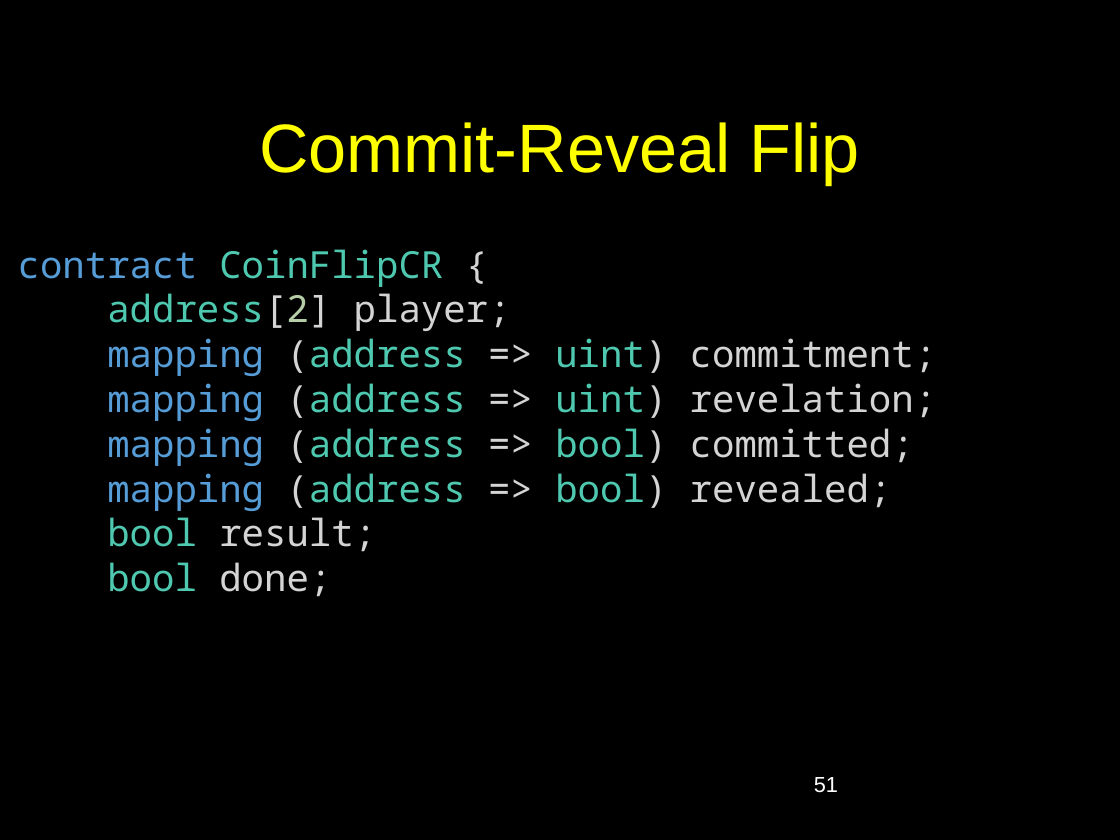
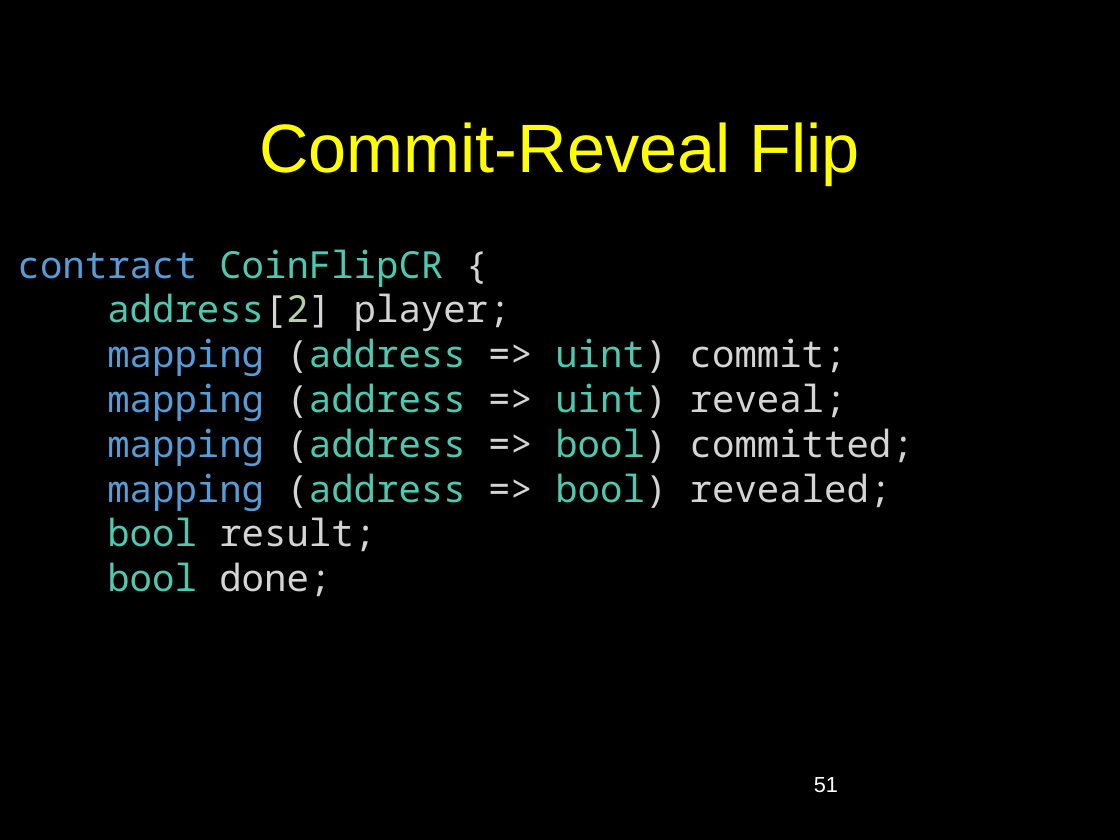
Before and after one commit to jadsmaeil/csci1951l, a slide deck: slide 51 of public/lecture-6-solidity.pptx. Drawn at 1120x840 pixels with LibreOffice and Linux fonts; fonts in the diff are those of the drawing. Boxes give left, top, right and bottom in pixels: in the first picture for what was removed or moved away, otherwise in the second. Text is boxed around its words. In the diff, an @@ line names an element or a change of style, - is before the commit and + after.

```diff
--- a/public/lecture-6-solidity.pptx
+++ b/public/lecture-6-solidity.pptx
@@ text at (107,338,847,421): text changed @@
-mapping (address => uint) commitment;
-mapping (address => uint) revelation;
+mapping (address => uint) commit;
+mapping (address => uint) reveal;
```
Also in this commit, not shown: 21 other slides changed, 1 slide added, 9 other files.
